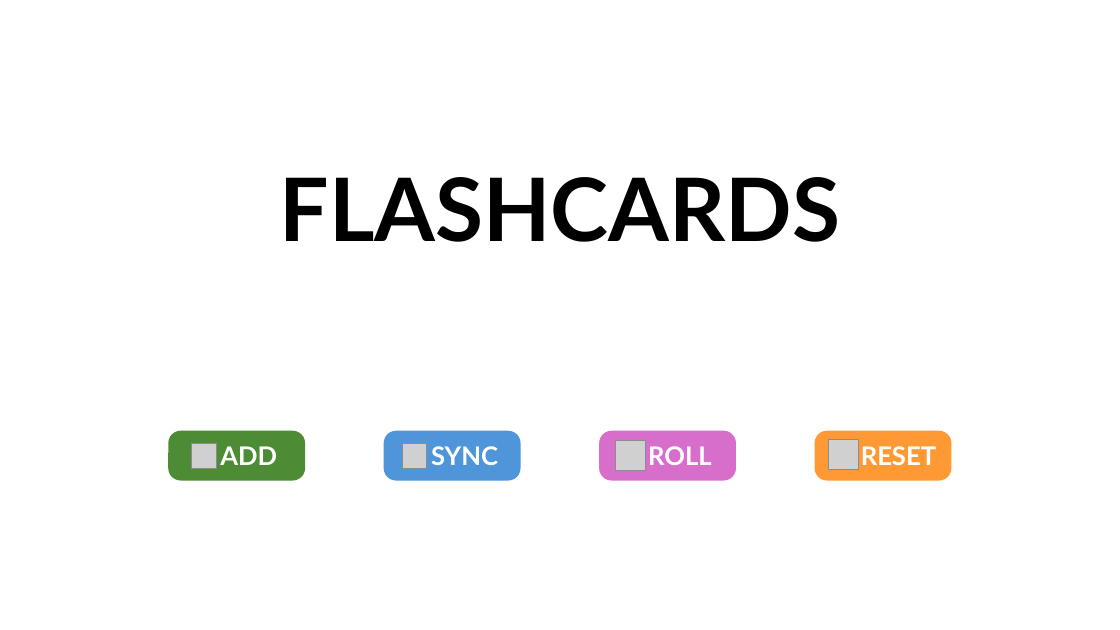
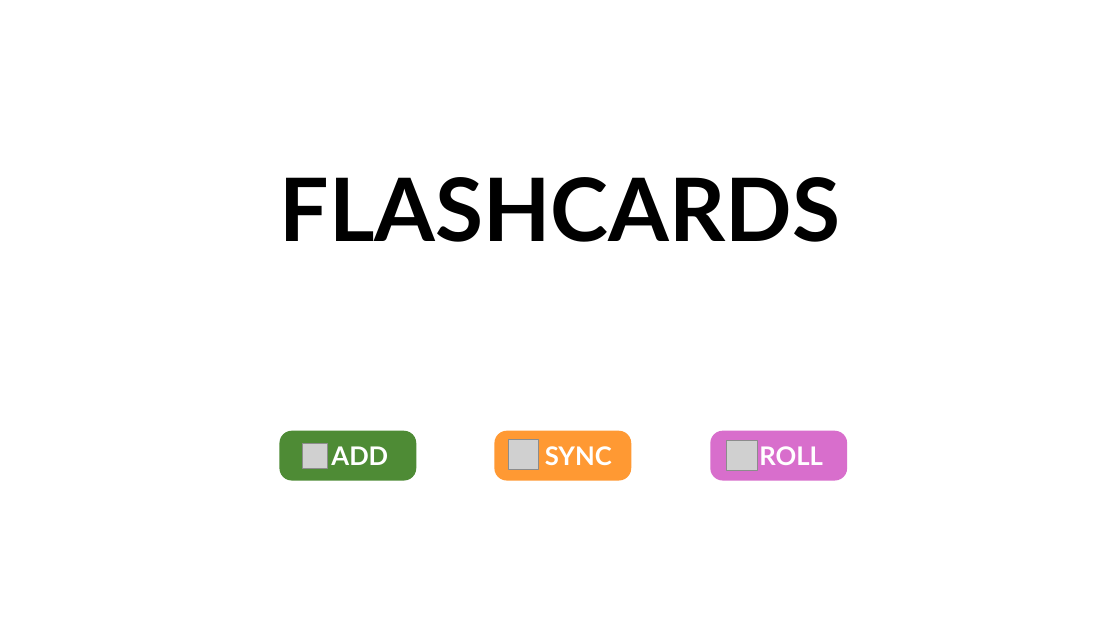
Before and after one commit to JoshuaRifareal/LET-Flashcards, a slide deck: slide 1 of Cards.pptm. Drawn at 1120x630 pixels with LibreOffice and Linux fonts; fonts in the diff are those of the drawing; grey boxes stand for pictures. Boxes give left, top, right and bottom in pixels: in the first picture for what was removed or moved away, otherwise in the second. Text is boxed around its words. In the diff, an @@ line names an element or a change of style, - is before the commit and + after.

```diff
--- a/Cards.pptm
+++ b/Cards.pptm
@@ picture removed at [402,444,427,468] @@
@@ 3 rounded rectangles, 2 pictures: place and size @@
-3 rounded rectangles, 2 pictures at [168,431,736,481]
+3 rounded rectangles, 2 pictures at [280,431,848,481]
@@ rounded rectangle "SYNC" at [495,431,632,481]: fill #4E95D9 to #FF9933 @@
@@ picture: place and size @@
-picture at [828,439,859,470]
+picture at [508,439,539,470]
@@ rounded rectangle removed at [815,431,952,481] @@
-RESET
```
Also in this commit, not shown: 5 slides removed, 2 other files.
